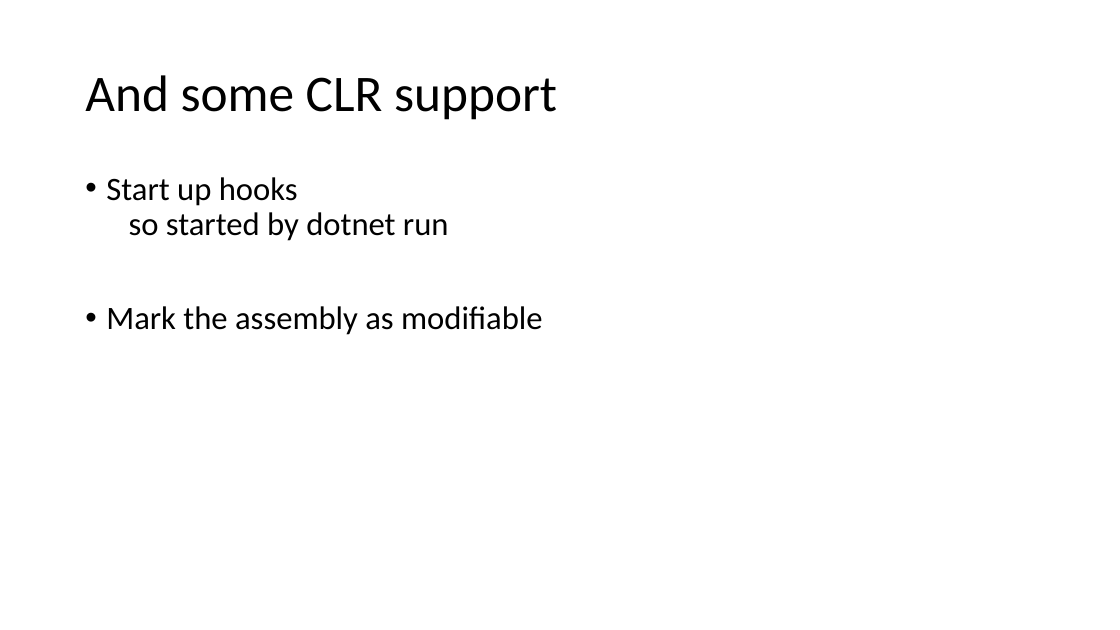
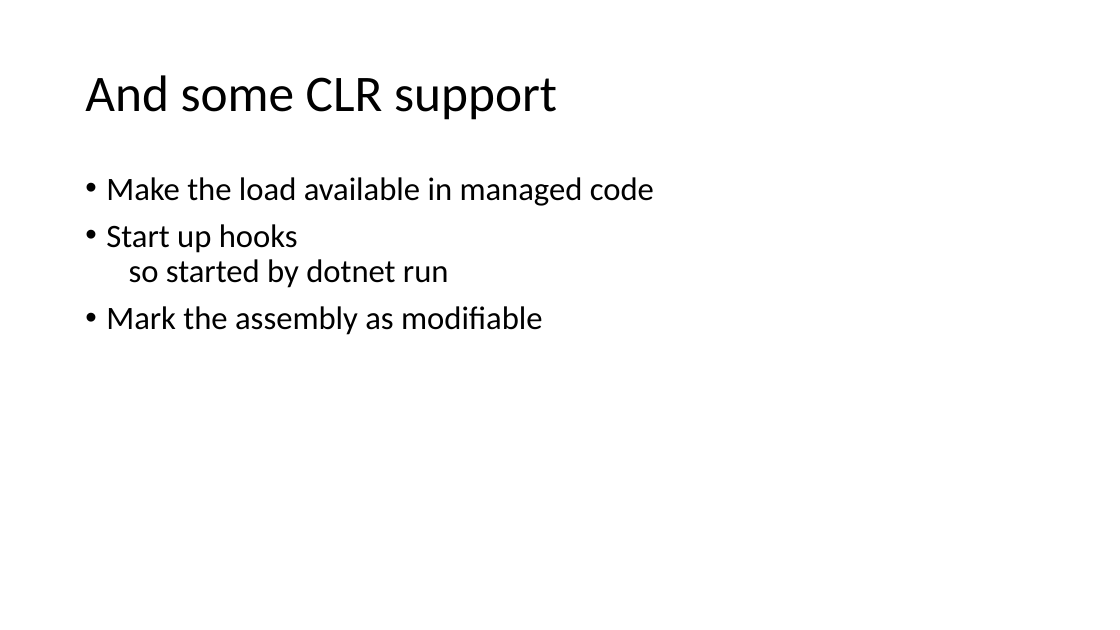
Before and after one commit to clivetong/Talks, a slide deck: slide 10 of EnCForTheWin/HotReloadAndEditAndContinue.pptx. Drawn at 1120x630 pixels with LibreOffice and Linux fonts; fonts in the diff are those of the drawing. Boxes give left, top, right and bottom in pixels: in the first picture for what was removed or moved away, otherwise in the second. Text is boxed around its words. In the diff, an @@ line names an element or a change of style, - is before the commit and + after.

```diff
--- a/EnCForTheWin/HotReloadAndEditAndContinue.pptx
+++ b/EnCForTheWin/HotReloadAndEditAndContinue.pptx
@@ text at (x1=106, y1=177, x2=654, y2=206): paragraph added @@
+• Make the load available in managed code
```
Also in this commit, not shown: 4 other slides changed.
